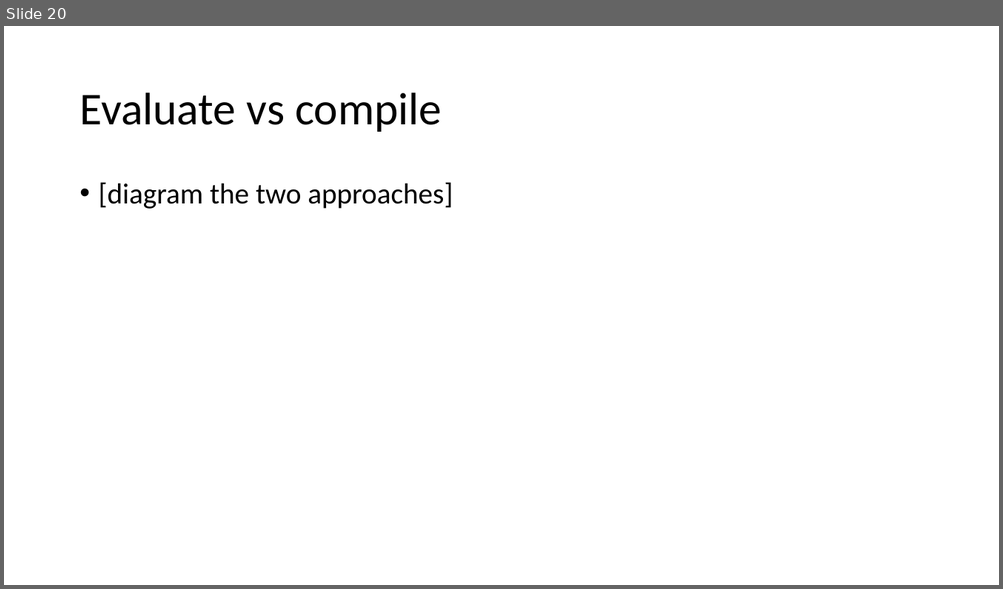
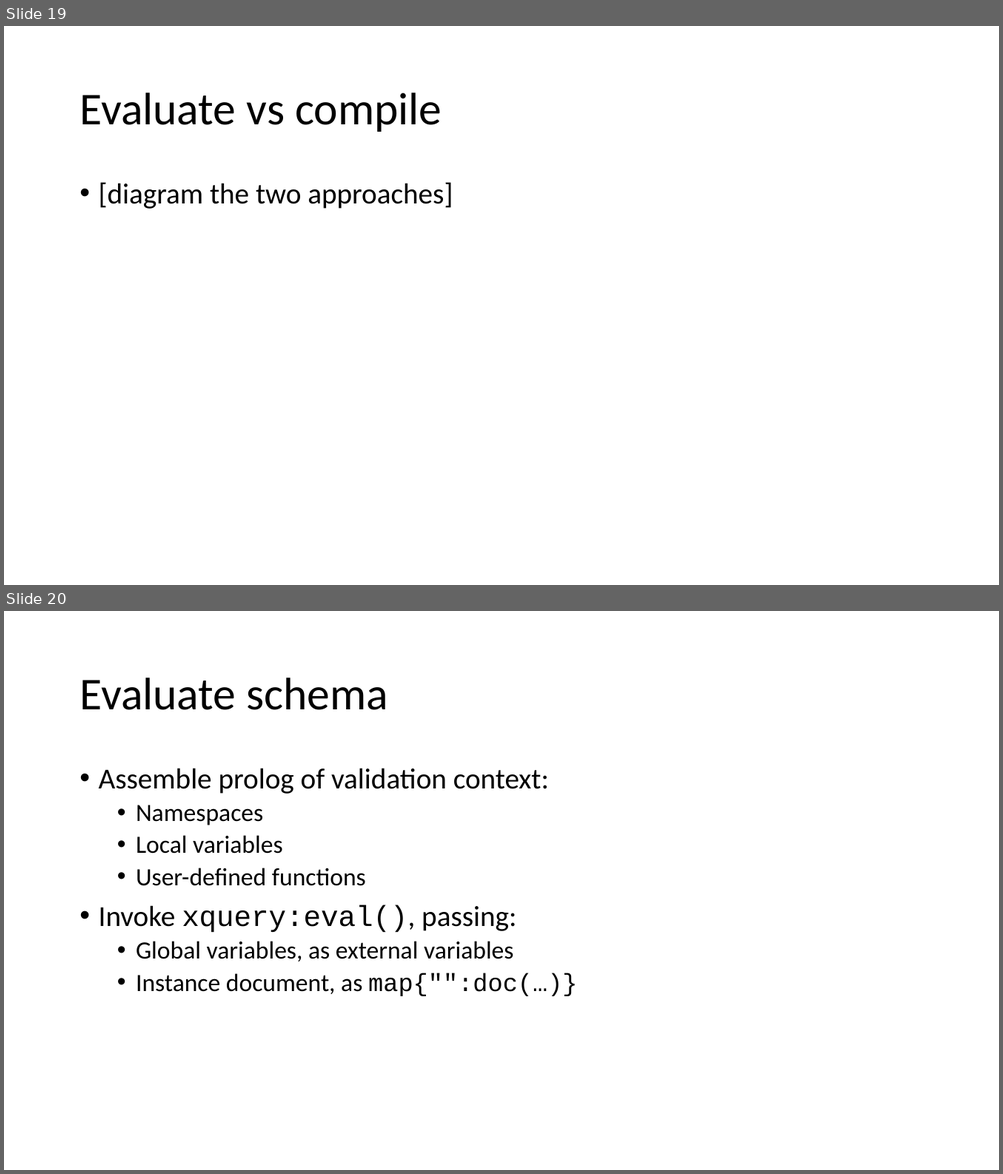
Before and after one commit to AndrewSales/XQS, a slide deck: Markup UK 2023 slides.pptx. Shown one above the other, each under a label of ours: slide 20 before the commit, slides 19 and 20 after it. The pictures are 1003x589 and 1003x1174 pixels, drawn with LibreOffice and Linux fonts; fonts in the diff are those of the drawing. Boxes give left, top, right and bottom in pixels: in the first picture for what was removed or moved away, otherwise in the second. Text is boxed around its words. In the diff, an @@ line names an element or a change of style, - is before the commit and + after.

```diff
--- a/Markup UK 2023 slides.pptx
+++ b/Markup UK 2023 slides.pptx
@@ slide 20 added at [4, 611, 999, 1170], background #FFFFFF @@
@@ title added at [79, 678, 388, 710], 44 pt, text #000000 @@
+Evaluate schema
@@ text added at [99, 768, 577, 997], 24 pt, text #000000 @@
+• Assemble prolog of validation context:
+  • Namespaces
+  • Local variables
+  • User-defined functions
+• Invoke xquery:eval(), passing:
+  • Global variables, as external variables
+  • Instance document, as map{"":doc(…)}
@@ what was slide 20 is now slide 19 @@
```
Also in this commit, not shown: 5 slides changed, 12 other slides added, 1 slide removed.
